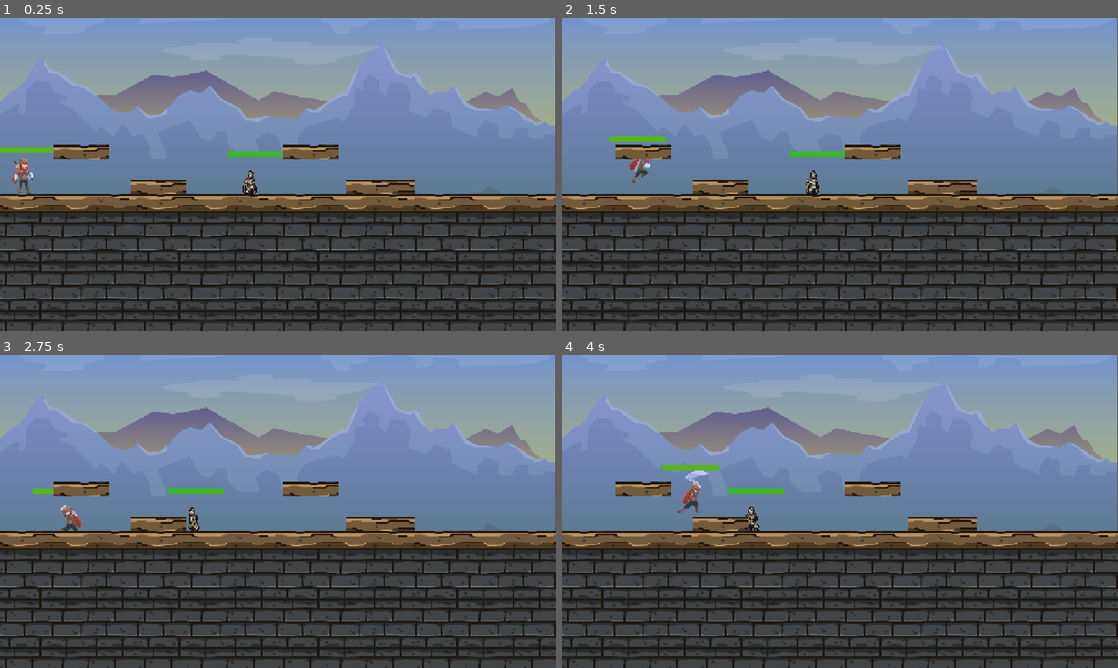
Above: before the commit, frames 1-4 (two rows, left to right).
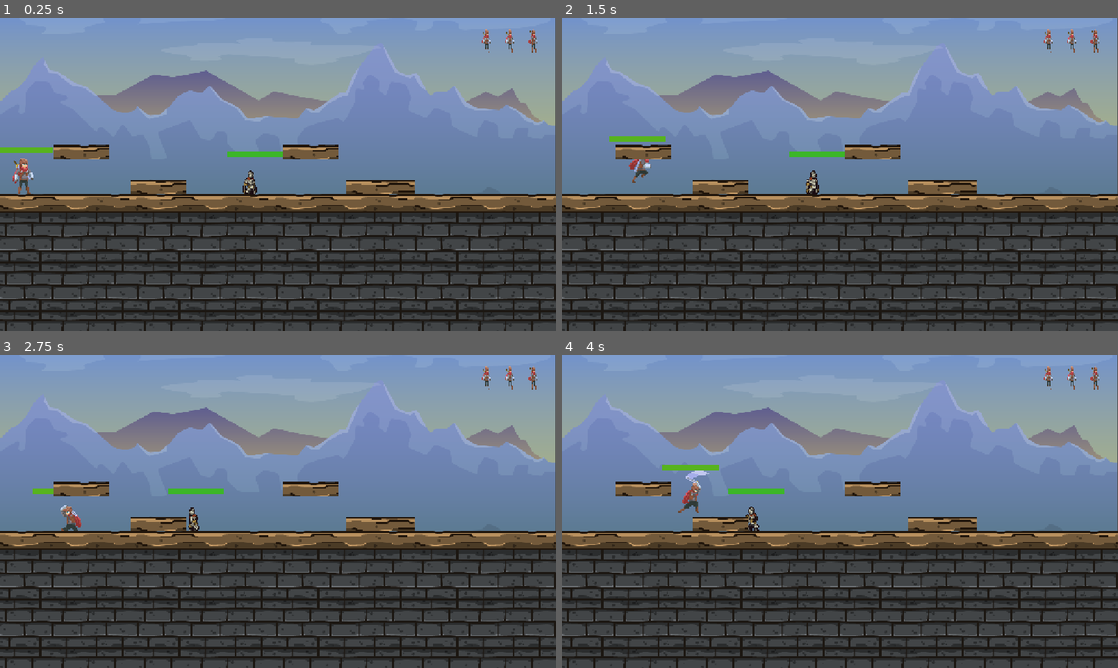
Above: after the commit, the same moments.

Repository: NicoCuadrado/FinalProgAvanzadaGodot
Game: Godot game, scene res://escenas/nivel_1.tscn
Two runs of this game, one before a commit and one after it. Both use one fixed random seed, a clock stepped at 60 frames per second and the inputs below.
Inputs (mouse positions are in pixels of both pictures, inside the frame that each line leads up to):
- Up to frame 1 (0.25 s): no input
- Up to frame 2 (1.5 s): tap Enter (ui_accept) at 0.5, 0.6, 0.77, 1.07, 1.35 s; move the mouse to (962, 158) at 0.52 s; hold Right (ui_right) from 0.53 s (still down); click (962, 158) at 0.67 s; move the mouse to (728, 190) at 1.27 s; click (728, 190) at 1.42 s
- Up to frame 3 (2.75 s): tap Enter (ui_accept) at 1.52, 1.82, 2.1 s; move the mouse to (333, 442) at 2.02 s; release Right (ui_right) at 2.03 s; hold Left (ui_left) from 2.03 s (still down); click (333, 442) at 2.17 s
- Up to frame 4 (4 s): move the mouse to (812, 574) at 2.77 s; release Left (ui_left) at 2.78 s; hold Right (ui_right) from 2.78 s (still down); tap Enter (ui_accept) at 2.85, 3.02, 3.32, 3.6, 3.77 s; click (812, 574) at 2.92 s; move the mouse to (1006, 558) at 3.52 s; click (1006, 558) at 3.67 s

The runs differ from the first frame. In frame 1, 0.2% of the frame differs, in the area x 86-97%, y 3-12%; in frame 2, 0.2%; in frame 3, 0.2%; in frame 4, 0.2%.

Commit message:
hud y vidas
Agregue la funcionalidad de que el personaje tenga 3 vidas y el hud para las vidas

Diff:
--- a/escenas/player.tscn
+++ b/escenas/player.tscn
@@ -1,9 +1,10 @@
-[gd_scene load_steps=32 format=3 uid="uid://chnxnu6csqdsm"]
+[gd_scene load_steps=33 format=3 uid="uid://chnxnu6csqdsm"]
 
 [ext_resource type="Texture2D" uid="uid://ckes0g68x3i86" path="res://art/Adventurer-1.5/adventurer-v1.5-Sheet.png" id="1_esbpa"]
 [ext_resource type="Script" uid="uid://clnvcn6jgvem3" path="res://script/player.gd" id="1_kkt6c"]
 [ext_resource type="PackedScene" uid="uid://bf15omtpsdam1" path="res://Components/health_components.tscn" id="3_k4kro"]
 [ext_resource type="Script" uid="uid://bekava03hjdwr" path="res://script/health_components.gd" id="4_6nxto"]
+[ext_resource type="Texture2D" uid="uid://dyxfjvsae2nq4" path="res://art/Adventurer-1.5/Individual Sprites/adventurer-idle-02.png" id="5_6nxto"]
 
 [sub_resource type="AtlasTexture" id="AtlasTexture_kkt6c"]
 atlas = ExtResource("1_esbpa")
@@ -233,6 +234,27 @@
 shape = SubResource("RectangleShape2D_t3yu4")
 debug_color = Color(0.930933, 0.229629, 0.333827, 0.42)
 
+[node name="CanvasLayer" type="CanvasLayer" parent="."]
+
+[node name="HBoxContainer" type="HBoxContainer" parent="CanvasLayer"]
+offset_left = 1095.0
+offset_top = 13.0
+offset_right = 1274.0
+offset_bottom = 80.0
+
+[node name="Vida1" type="TextureRect" parent="CanvasLayer/HBoxContainer"]
+clip_contents = true
+layout_mode = 2
+texture = ExtResource("5_6nxto")
+
+[node name="Vida2" type="TextureRect" parent="CanvasLayer/HBoxContainer"]
+layout_mode = 2
+texture = ExtResource("5_6nxto")
+
+[node name="Vida3" type="TextureRect" parent="CanvasLayer/HBoxContainer"]
+layout_mode = 2
+texture = ExtResource("5_6nxto")
+
 [connection signal="animation_finished" from="AnimatedSprite2D" to="." method="_on_animated_sprite_2d_animation_finished"]
 [connection signal="body_entered" from="AreaAttack" to="." method="_on_area_attack_body_entered"]
 [connection signal="body_exited" from="AreaAttack" to="." method="_on_area_attack_body_exited"]
--- a/project.godot
+++ b/project.godot
@@ -15,6 +15,10 @@
 config/features=PackedStringArray("4.4", "GL Compatibility")
 run/max_fps=60
 config/icon="res://art/icon.svg"
+
+[autoload]
+
+GameManager="*res://script/GameManager.gd"
 
 [display]
 
--- /dev/null
+++ b/script/GameManager.gd
@@ -0,0 +1,7 @@
+extends Node
+
+var max_vidas := 3
+var vidas := max_vidas
+
+func reset():
+	vidas = max_vidas
--- a/script/player.gd
+++ b/script/player.gd
@@ -2,54 +2,51 @@
 
 @onready var sprite_animation: AnimatedSprite2D = $AnimatedSprite2D
 @onready var health_component: HealthComponent = $Components/HealthComponent
+@onready var h_box_container: HBoxContainer = $CanvasLayer/HBoxContainer
 
 signal ataque_finalizado
 
 var velocidad_movimiento := 200
-var fuerza_salto := -300   # valor negativo porque el eje Y crece hacia abajo en Godot
-var gravedad := 600        # para que el personaje caiga
+var fuerza_salto := -300
+var gravedad := 600
 var danio_ataque := 50
 var esta_atacando := false
 var esta_muerto := false
 
 func _ready() -> void:
 	health_component.death.connect(on_dead)
+	update_vidas()
 
 func _input(event: InputEvent) -> void:
-	if event is InputEventMouseButton:
-		if event.button_index == MOUSE_BUTTON_LEFT:
-			if event.pressed:
-				ataque()
+	if event is InputEventMouseButton and event.button_index == MOUSE_BUTTON_LEFT and event.pressed:
+		ataque()
 
 func _physics_process(delta: float) -> void:
 	if esta_muerto:
-		return # esto no permite mas inputs si el jugador esta muerto
+		return
 
-	# aplicar gravedad siempre
+	# Gravedad
 	if !is_on_floor():
 		velocity.y += gravedad * delta
 	else:
-		# si está en el suelo y se presiona espacio → salto
-		if Input.is_action_just_pressed("ui_accept"): # espacio por defecto en Godot
+		if Input.is_action_just_pressed("ui_accept"):
 			velocity.y = fuerza_salto
 
 	if !esta_atacando:
 		var direccion_x := 0
-
-		# movimiento lateral con A y D
-		if Input.is_action_pressed("ui_left"):   # tecla A por defecto
+		if Input.is_action_pressed("ui_left"):
 			direccion_x = -1
-		elif Input.is_action_pressed("ui_right"): # tecla D por defecto
+		elif Input.is_action_pressed("ui_right"):
 			direccion_x = 1
 
 		velocity.x = direccion_x * velocidad_movimiento
 
-		# animaciones
+		# Animaciones
 		if direccion_x != 0:
 			sprite_animation.play("run")
 			sprite_animation.flip_h = direccion_x < 0
 		else:
-			if is_on_floor(): # que solo muestre idle si no está en el aire
+			if is_on_floor():
 				sprite_animation.play("idle")
 
 	move_and_slide()
@@ -57,24 +54,37 @@
 func ataque():
 	sprite_animation.play("attack")
 	esta_atacando = true
-# aca termina la animacion de ataque
+
 func _on_animated_sprite_2d_animation_finished() -> void:
 	if sprite_animation.animation == "attack":
 		esta_atacando = false
 		ataque_finalizado.emit()
 
+func update_vidas():
+	for i in range(GameManager.max_vidas):
+		var vida = h_box_container.get_child(i) as TextureRect
+		if i < GameManager.vidas:
+			vida.texture = load("res://art/Adventurer-1.5/Individual Sprites/adventurer-idle-03.png")
+		else:
+			vida.texture = load("res://art/Adventurer-1.5/Individual Sprites/adventurer-die-06.png")
+
 func on_dead():
 	esta_muerto = true
-	sprite_animation.play("death")
-	await sprite_animation.animation_finished
-	print("game Over")
-	get_tree().paused = true
+	GameManager.vidas -= 1
+	update_vidas()
+
+	if GameManager.vidas > 0:
+		get_tree().reload_current_scene()
+	else:
+		print("Game Over")
+		sprite_animation.play("death")
+		await sprite_animation.animation_finished
+		get_tree().paused = true
 
 func _on_area_attack_body_entered(body: Node2D) -> void:
 	if body is Enemy:
 		body.en_rango_de_ataque_player = true
 
-
 func _on_area_attack_body_exited(body: Node2D) -> void:
 	if body is Enemy:
 		body.en_rango_de_ataque_player = false
Binary file added: art/Vidas/l1.png
Not shown, added: art/Vidas/l1.png.import
Not shown, added: script/GameManager.gd.uid
